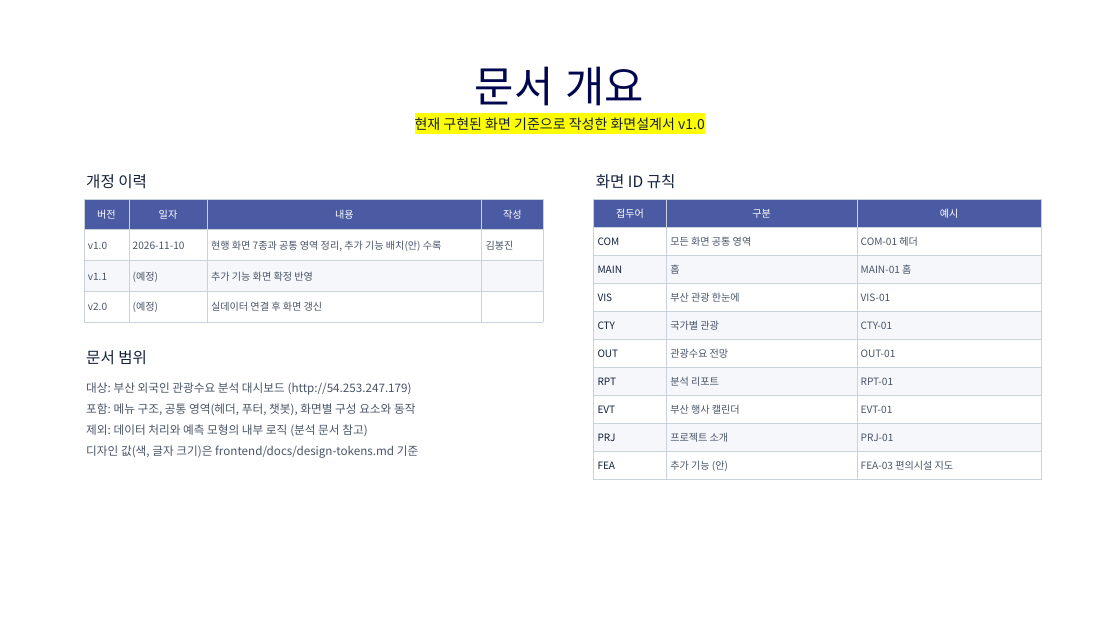
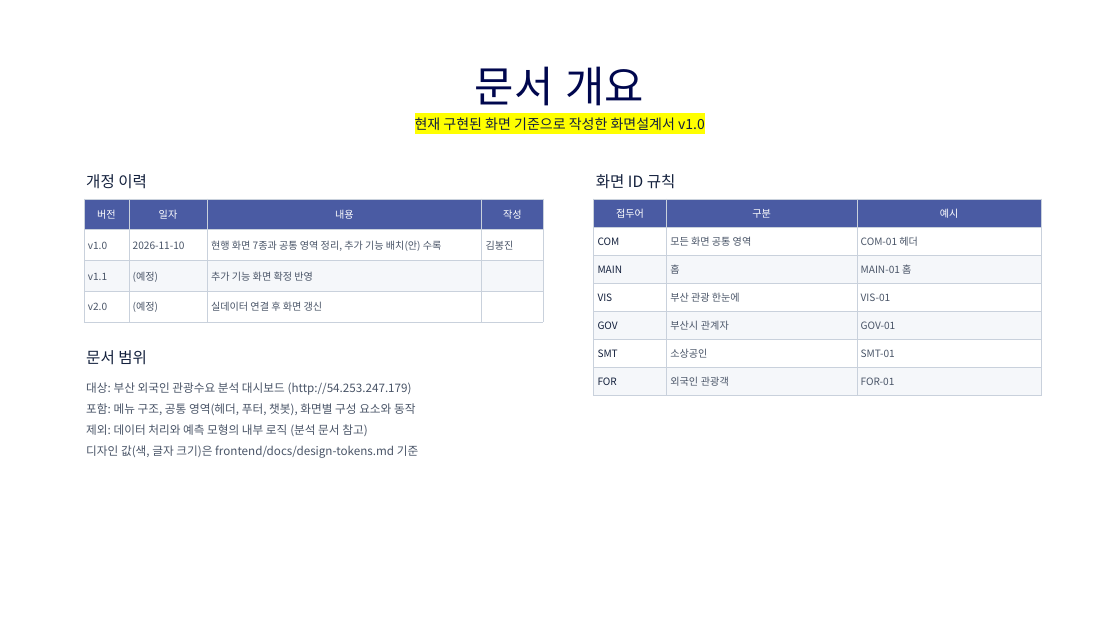
Before and after one commit to bibikhue/HolyMolllly, a slide deck: slide 3 of docs/맙소사_화면설계서_v1.0.pptx. Drawn at 1120x630 pixels with LibreOffice and Linux fonts; fonts in the diff are those of the drawing; background and template pictures are left out. Boxes give left, top, right and bottom in pixels: in the first picture for what was removed or moved away, otherwise in the second. Text is boxed around its words. In the diff, an @@ line names an element or a change of style, - is before the commit and + after.

Commit message:
docs: 화면설계서 추가

```diff
--- a/docs/맙소사_화면설계서_v1.0.pptx
+++ b/docs/맙소사_화면설계서_v1.0.pptx
@@ table at <box>594,199,1042,395</box> @@
-row 5: CTY | 국가별 관광 | CTY-01
-row 6: OUT | 관광수요 전망 | OUT-01
-row 7: RPT | 분석 리포트 | RPT-01
-row 8: EVT | 부산 행사 캘린더 | EVT-01
-row 9: PRJ | 프로젝트 소개 | PRJ-01
-row 10: FEA | 추가 기능 (안) | FEA-03 편의시설 지도
+row 5: GOV | 부산시 관계자 | GOV-01
+row 6: SMT | 소상공인 | SMT-01
+row 7: FOR | 외국인 관광객 | FOR-01
```
Also in this commit, not shown: 10 other slides changed, 6 slides added, 1 slide removed, 1 other file.
